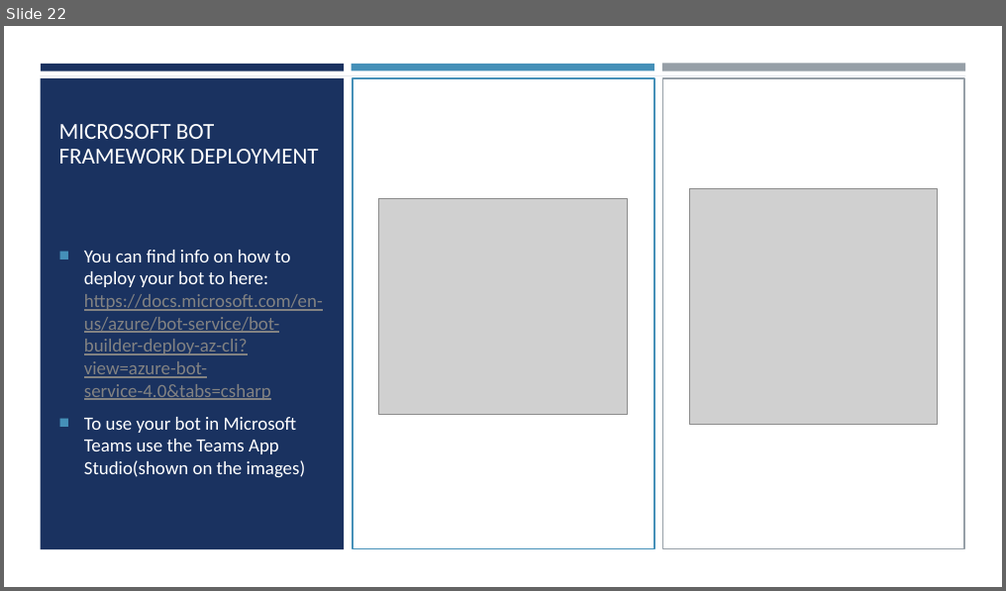
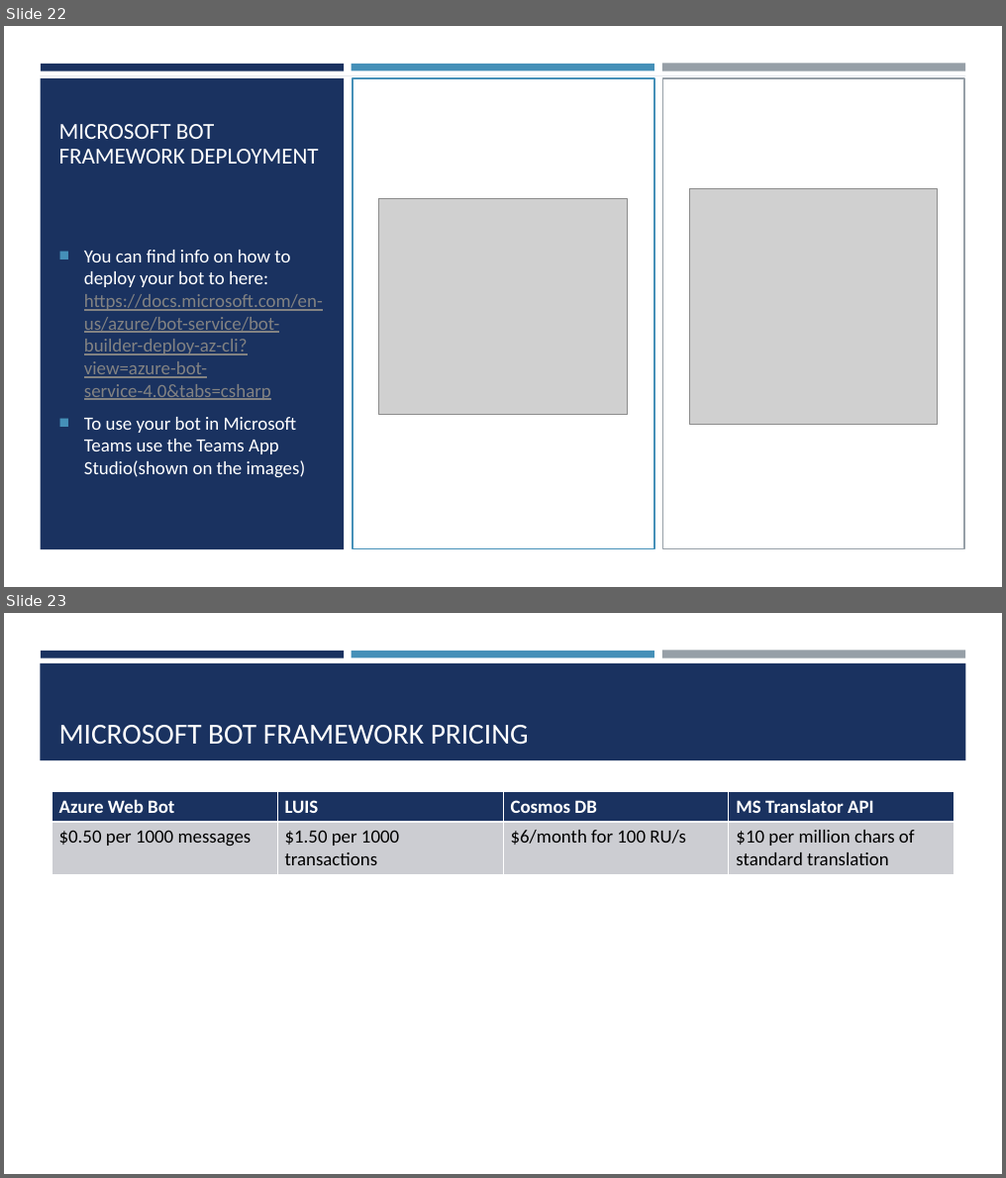
Before and after one commit to KrumovAI/ms-bot-framework-sample, a slide deck: resources/Microsoft Bot Framework.pptx. Shown one above the other, each under a label of ours: slide 22 before the commit, slides 22 and 23 after it. The pictures are 1006x591 and 1006x1178 pixels, drawn with LibreOffice and Linux fonts; fonts in the diff are those of the drawing; grey boxes stand for pictures. Boxes give left, top, right and bottom in pixels: in the first picture for what was removed or moved away, otherwise in the second. Text is boxed around its words. In the diff, an @@ line names an element or a change of style, - is before the commit and + after.

Commit message:
Presentation pricing and alternatives added

```diff
--- a/resources/Microsoft Bot Framework.pptx
+++ b/resources/Microsoft Bot Framework.pptx
@@ slide 23 added at <box>4,613,1002,1174</box>, background #FFFFFF; not listed: 4 template elements that a slide beside it also shows @@
@@ title added at <box>59,725,529,745</box>, 28 pt, text #FFFFFF @@
+MICROSOFT BOT FRAMEWORK PRICING
@@ table added at <box>52,792,956,875</box>, 2 rows, 4 columns @@
+Azure Web Bot | LUIS | Cosmos DB | MS Translator API
+$0.50 per 1000 messages | $1.50 per 1000 transactions | $6/month for 100 RU/s | $10 per million chars of standard translation
```
Also in this commit, not shown: 2 slides changed, 1 other slide added.
